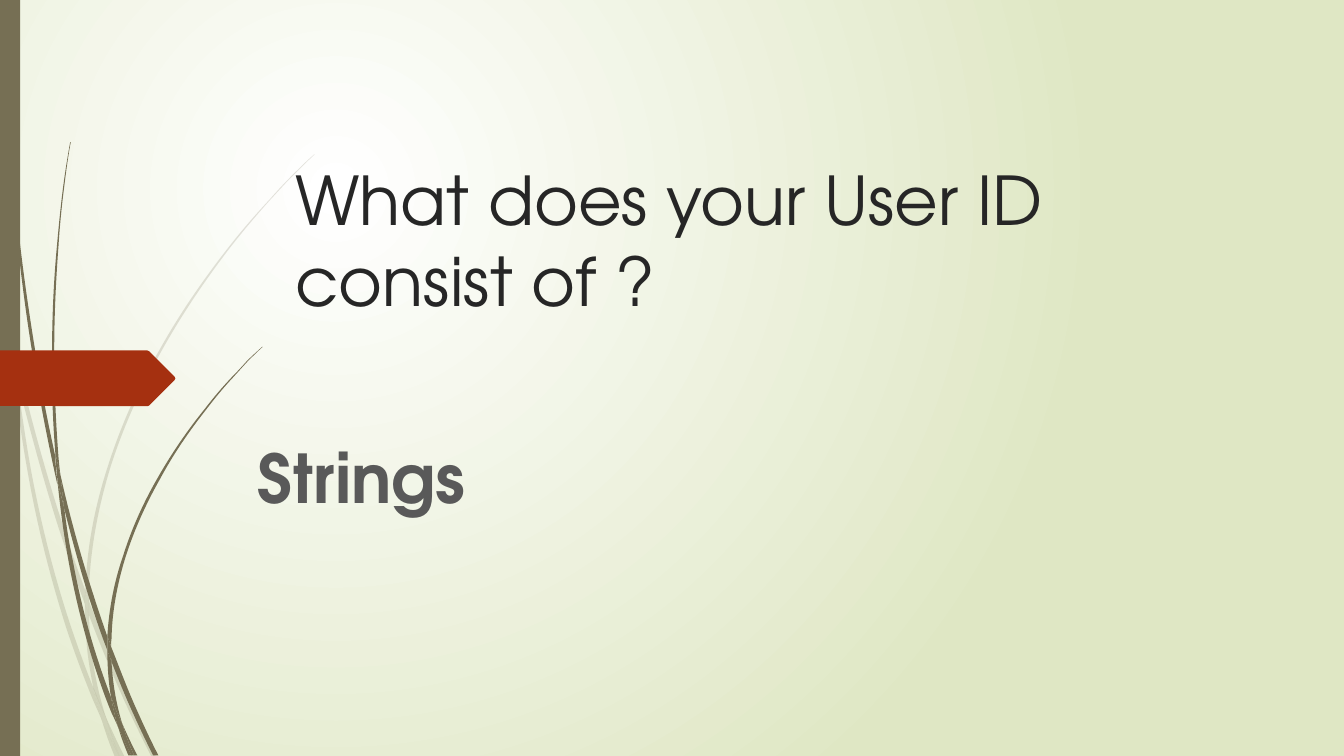
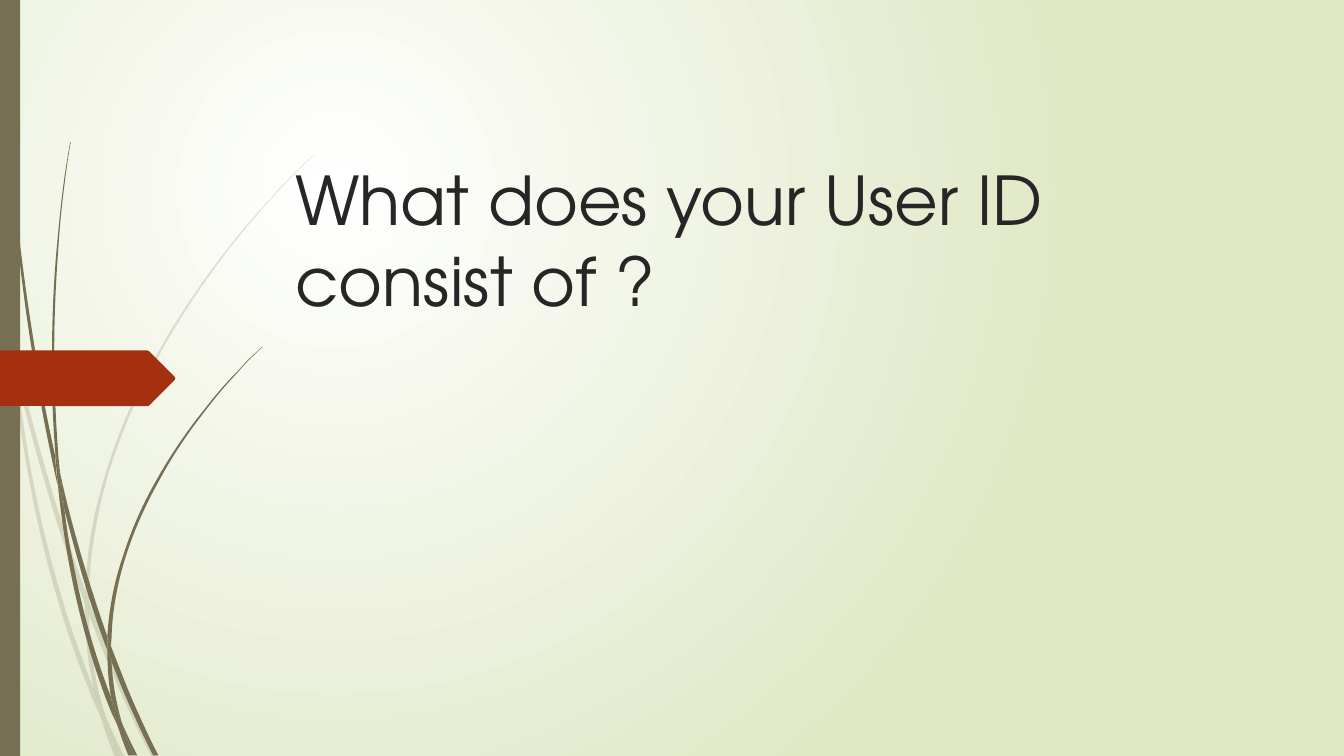
Before and after one commit to chandradeepk1617/ppt, a slide deck: slide 1 of New Microsoft PowerPoint Presentation (2).pptx. Drawn at 1344x756 pixels with LibreOffice and Linux fonts; fonts in the diff are those of the drawing. Boxes give left, top, right and bottom in pixels: in the first picture for what was removed or moved away, otherwise in the second. Text is boxed around its words. In the diff, an @@ line names an element or a change of style, - is before the commit and + after.

```diff
--- a/New Microsoft PowerPoint Presentation (2).pptx
+++ b/New Microsoft PowerPoint Presentation (2).pptx
@@ text removed at (258,451,466,518) @@
-Strings
```
Also in this commit, not shown: 1 slide added.
